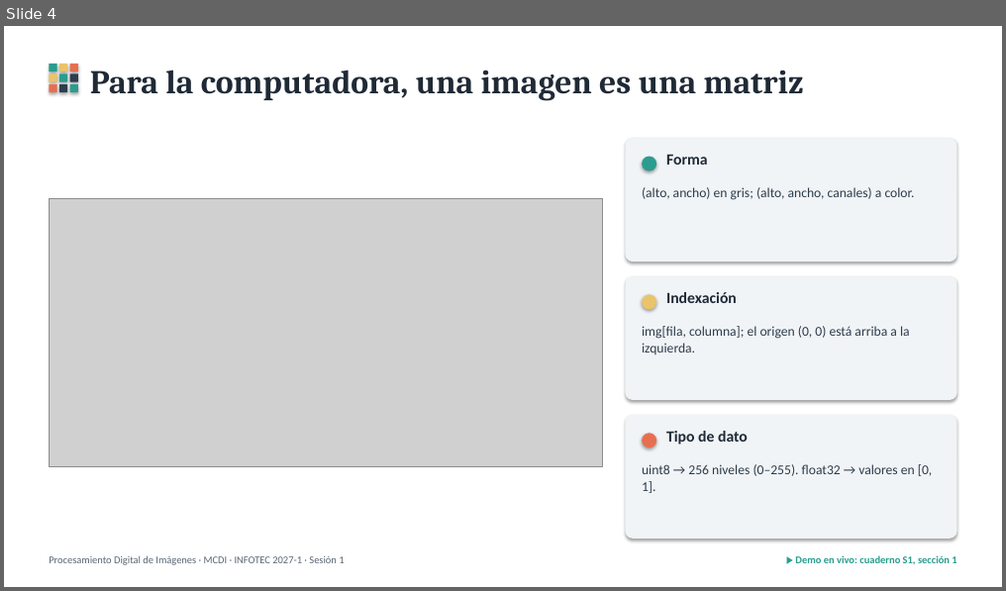
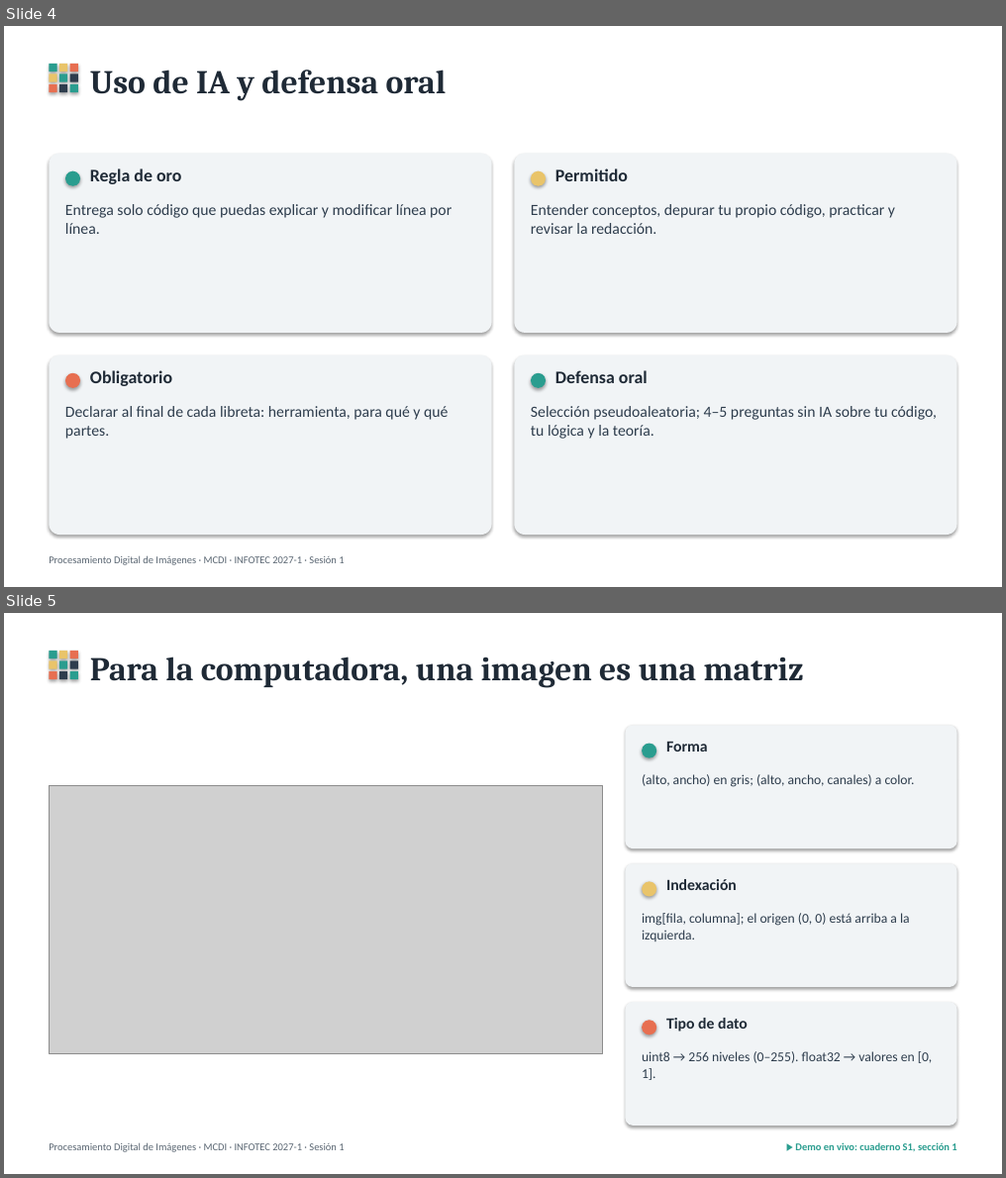
Before and after one commit to egonzalez1989/pdi-mcdi, a slide deck: presentaciones/S1_Imagen_digital_como_dato.pptx. Shown one above the other, each under a label of ours: slide 4 before the commit, slides 4 and 5 after it. The pictures are 1006x591 and 1006x1178 pixels, drawn with LibreOffice and Linux fonts; fonts in the diff are those of the drawing; grey boxes stand for pictures. Boxes give left, top, right and bottom in pixels: in the first picture for what was removed or moved away, otherwise in the second. Text is boxed around its words. In the diff, an @@ line names an element or a change of style, - is before the commit and + after.

```diff
--- a/presentaciones/S1_Imagen_digital_como_dato.pptx
+++ b/presentaciones/S1_Imagen_digital_como_dato.pptx
@@ slide 4 added at bbox=[4, 26, 1002, 587], background #FFFFFF @@
@@ rectangle added at bbox=[49, 64, 57, 72], fill #2A9D8F @@
@@ rectangle added at bbox=[49, 74, 57, 82], fill #E9C46A @@
@@ rectangle added at bbox=[49, 84, 57, 92], fill #E76F51 @@
@@ rectangle added at bbox=[59, 64, 67, 72], fill #E9C46A @@
@@ rectangle added at bbox=[59, 74, 67, 82], fill #2A9D8F @@
@@ rectangle added at bbox=[59, 84, 67, 92], fill #2E3D4D @@
@@ rectangle added at bbox=[70, 64, 78, 72], fill #E76F51 @@
@@ rectangle added at bbox=[70, 74, 78, 82], fill #2E3D4D @@
@@ rectangle added at bbox=[70, 84, 78, 92], fill #2A9D8F @@
@@ text added at bbox=[90, 70, 447, 101], 32 pt, text #1F2A36, bold @@
+Uso de IA y defensa oral
@@ rounded rectangle added at bbox=[49, 154, 492, 333], fill #F1F4F6 @@
@@ ellipse added at bbox=[65, 172, 80, 186], fill #2A9D8F @@
@@ text added at bbox=[90, 169, 181, 184], 17 pt, text #1F2A36, bold @@
+Regla de oro
@@ rounded rectangle added at bbox=[515, 154, 957, 333], fill #F1F4F6 @@
@@ ellipse added at bbox=[531, 172, 546, 186], fill #E9C46A @@
@@ text added at bbox=[555, 169, 628, 181], 17 pt, text #1F2A36, bold @@
+Permitido
@@ text added at bbox=[65, 204, 451, 234], 15 pt, text #2E3D4D @@
+Entrega solo código que puedas explicar y modificar línea por línea.
@@ text added at bbox=[531, 204, 895, 234], 15 pt, text #2E3D4D @@
+Entender conceptos, depurar tu propio código, practicar y revisar la redacción.
@@ rounded rectangle added at bbox=[49, 356, 492, 535], fill #F1F4F6 @@
@@ ellipse added at bbox=[65, 373, 80, 388], fill #E76F51 @@
@@ text added at bbox=[90, 371, 172, 386], 17 pt, text #1F2A36, bold @@
+Obligatorio
@@ rounded rectangle added at bbox=[515, 356, 957, 535], fill #F1F4F6 @@
@@ ellipse added at bbox=[531, 373, 546, 388], fill #2A9D8F @@
@@ text added at bbox=[555, 371, 648, 383], 17 pt, text #1F2A36, bold @@
+Defensa oral
@@ text added at bbox=[65, 406, 448, 439], 15 pt, text #2E3D4D @@
+Declarar al final de cada libreta: herramienta, para qué y qué partes.
@@ text added at bbox=[531, 406, 937, 439], 15 pt, text #2E3D4D @@
+Selección pseudoaleatoria; 4–5 preguntas sin IA sobre tu código, tu lógica y la teoría.
@@ text added at bbox=[49, 556, 344, 566], 10 pt, text #5B6773 @@
+Procesamiento Digital de Imágenes · MCDI · INFOTEC 2027-1 · Sesión 1
@@ what was slide 4 is now slide 5 @@
```
Also in this commit, not shown: 3 slides changed, 33 other files.
